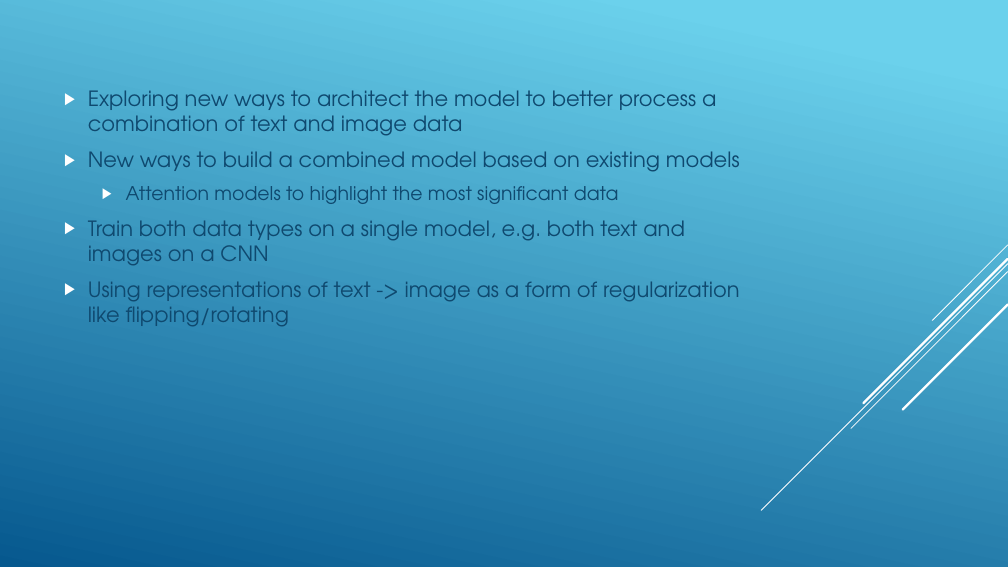
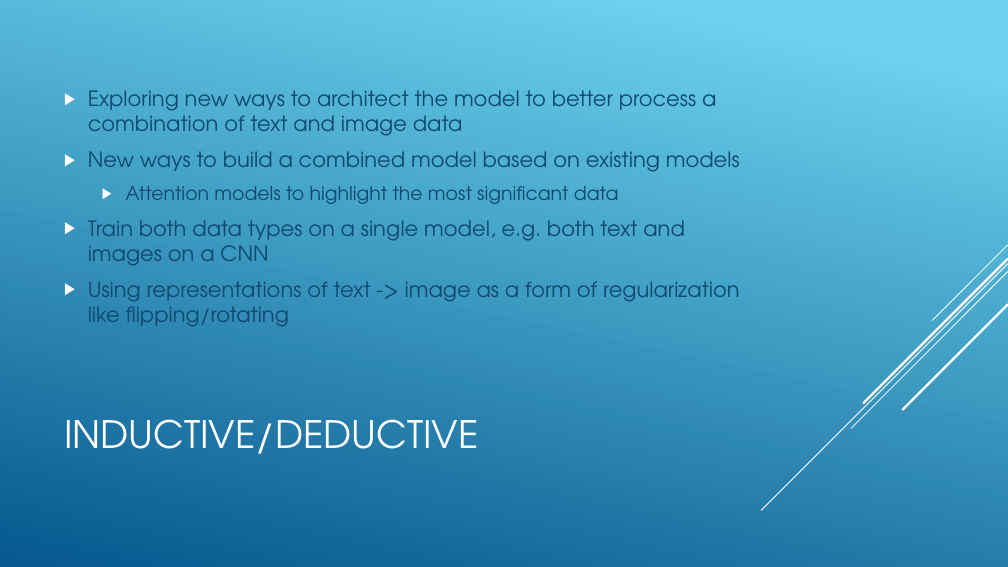
Before and after one commit to cpluspluscrowe/ResearchDirectionsTermPaper, a slide deck: slide 11 of Monthly Update.pptx (slide 9 before the commit). Drawn at 1008x567 pixels with LibreOffice and Linux fonts; fonts in the diff are those of the drawing. Boxes give left, top, right and bottom in pixels: in the first picture for what was removed or moved away, otherwise in the second. Text is boxed around its words. In the diff, an @@ line names an element or a change of style, - is before the commit and + after.

```diff
--- a/Monthly Update.pptx
+++ b/Monthly Update.pptx
@@ title added at box(64, 419, 478, 454), 36 pt, text #FFFFFF @@
+INDUCTIVE/DEDUCTIVE
```
Also in this commit, not shown: 1 other slide changed, 5 slides added, 1 slide removed.
